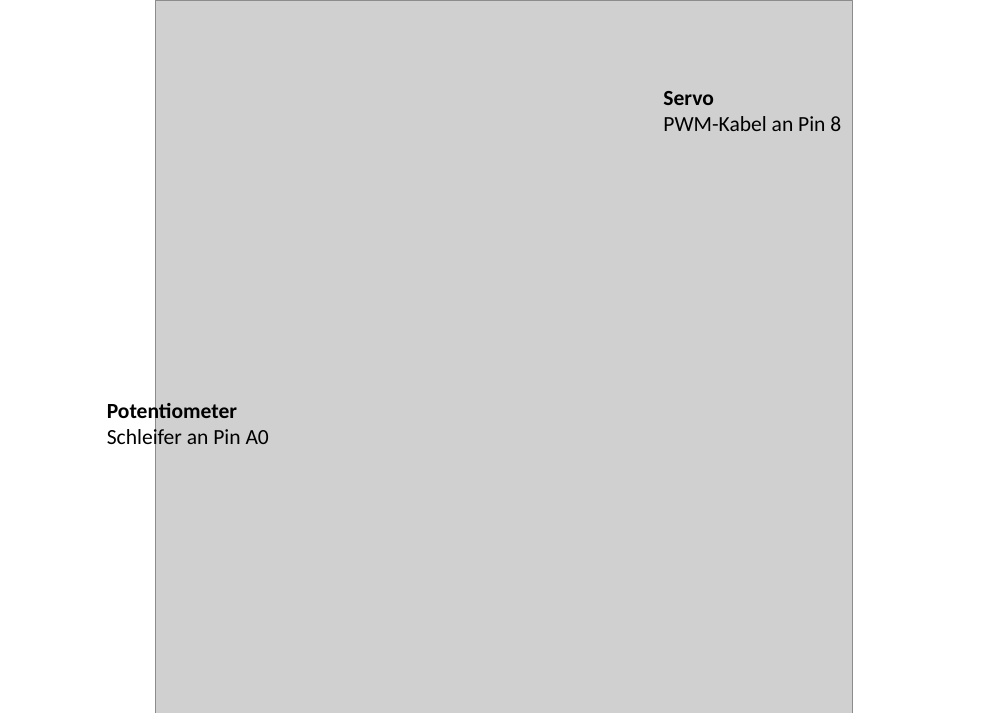
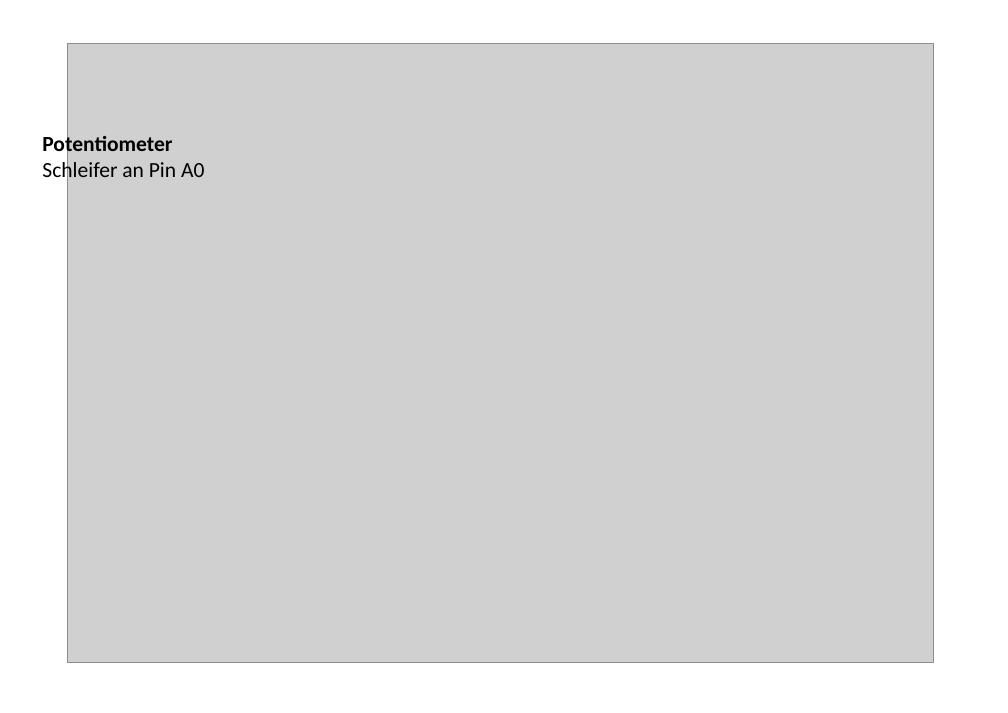
Before and after one commit to markhoff28/ztlArduinoCourse, a slide deck: slide 5 of Advanced/Workshop DC-Motor.odp (slide 4 before the commit). Drawn at 1008x713 pixels with LibreOffice and Linux fonts; fonts in the diff are those of the drawing; grey boxes stand for pictures. Boxes give left, top, right and bottom in pixels: in the first picture for what was removed or moved away, otherwise in the second. Text is boxed around its words. In the diff, an @@ line names an element or a change of style, - is before the commit and + after.

```diff
--- a/Advanced/Workshop DC-Motor.odp
+++ b/Advanced/Workshop DC-Motor.odp
@@ picture: place and size @@
-picture at <box>155,0,852,713</box>
+picture at <box>68,44,934,662</box>
@@ text removed at <box>663,91,841,131</box> @@
-Servo
-PWM-Kabel an Pin 8
@@ text "Potentiometer": place and size @@
-text "Potentiometer" at <box>107,400,269,450</box>
+text "Potentiometer" at <box>42,133,204,183</box>
```
Also in this commit, not shown: 3 other slides changed, 1 other file.
